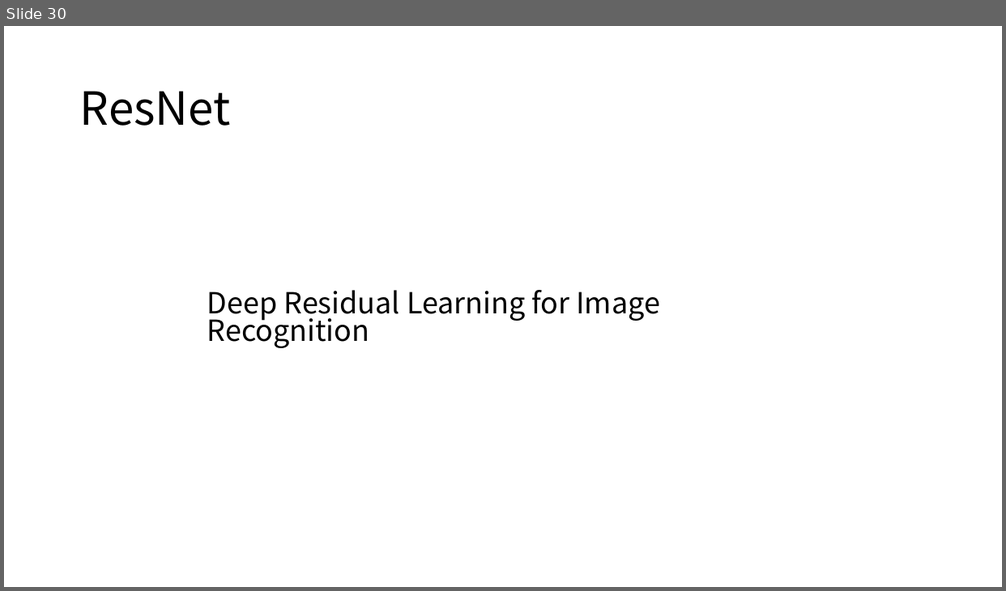
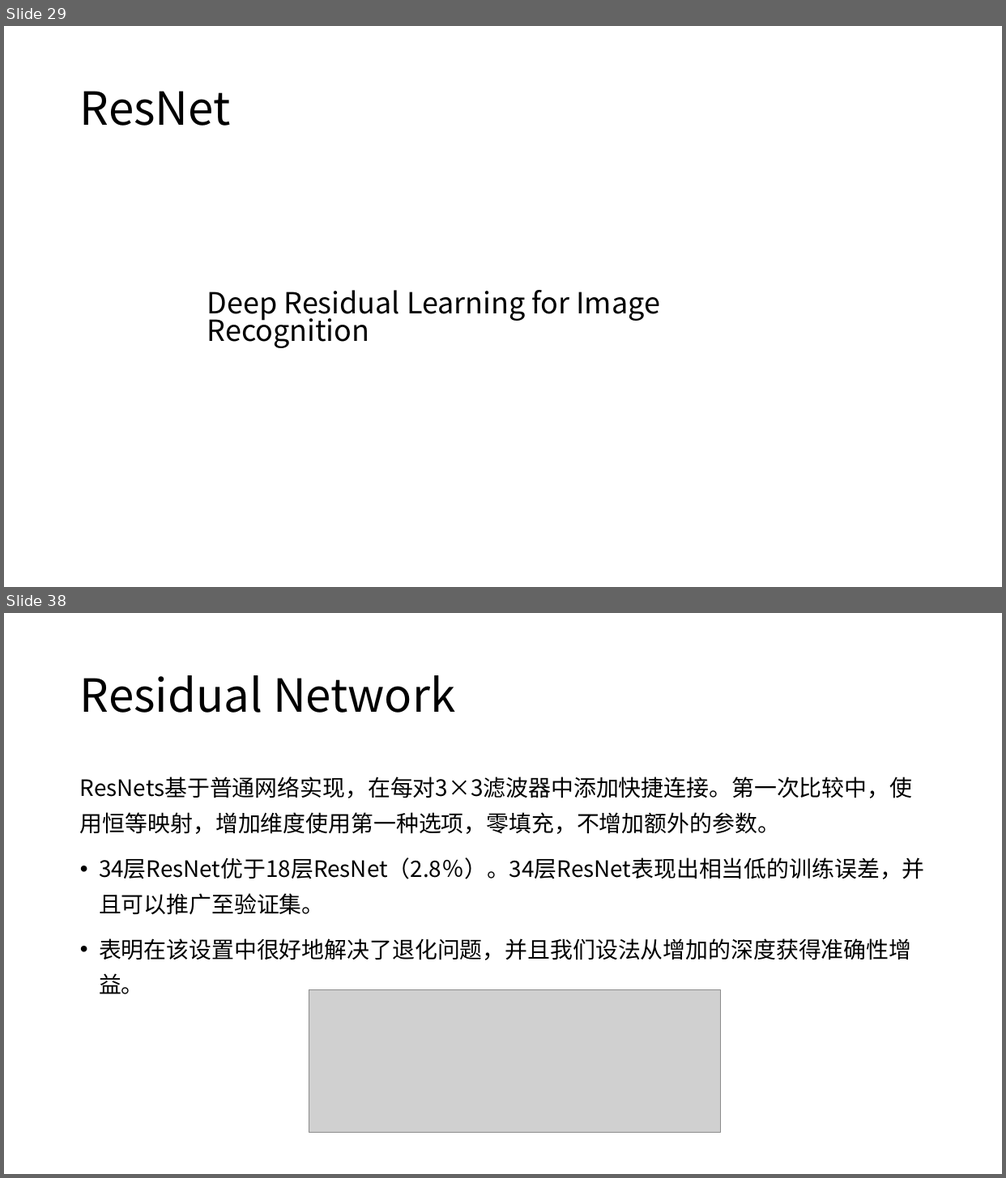
Before and after one commit to XianzhengWU/deeplearning_papernotes, a slide deck: 四篇论文笔记汇总.pptx. Shown one above the other, each under a label of ours: slide 30 before the commit, slides 29 and 38 after it; the slides between them are not shown. The pictures are 1006x591 and 1006x1178 pixels, drawn with LibreOffice and Linux fonts; fonts in the diff are those of the drawing; grey boxes stand for pictures. Boxes give left, top, right and bottom in pixels: in the first picture for what was removed or moved away, otherwise in the second. Text is boxed around its words. In the diff, an @@ line names an element or a change of style, - is before the commit and + after.

```diff
--- a/四篇论文笔记汇总.pptx
+++ b/四篇论文笔记汇总.pptx
@@ slide 38 added at bbox=[4, 613, 1002, 1174], background #FFFFFF @@
@@ title added at bbox=[80, 675, 455, 713], 44 pt, text #000000 @@
+Residual Network
@@ text added at bbox=[80, 777, 925, 995], 21.7 pt, text #000000 @@
+ResNets基于普通网络实现，在每对3×3滤波器中添加快捷连接。第一次比较中，使用恒等映射，增加维度使用第一种选项，零填充，不增加额外的参数。
+• 34层ResNet优于18层ResNet（2.8％）。34层ResNet表现出相当低的训练误差，并且可以推广至验证集。
+• 表明在该设置中很好地解决了退化问题，并且我们设法从增加的深度获得准确性增益。
@@ picture added at bbox=[309, 990, 720, 1132] @@
@@ what was slide 30 is now slide 29 @@
```
Also in this commit, not shown: 2 slides changed, 13 other slides added, 6 slides removed, 1 other file.
